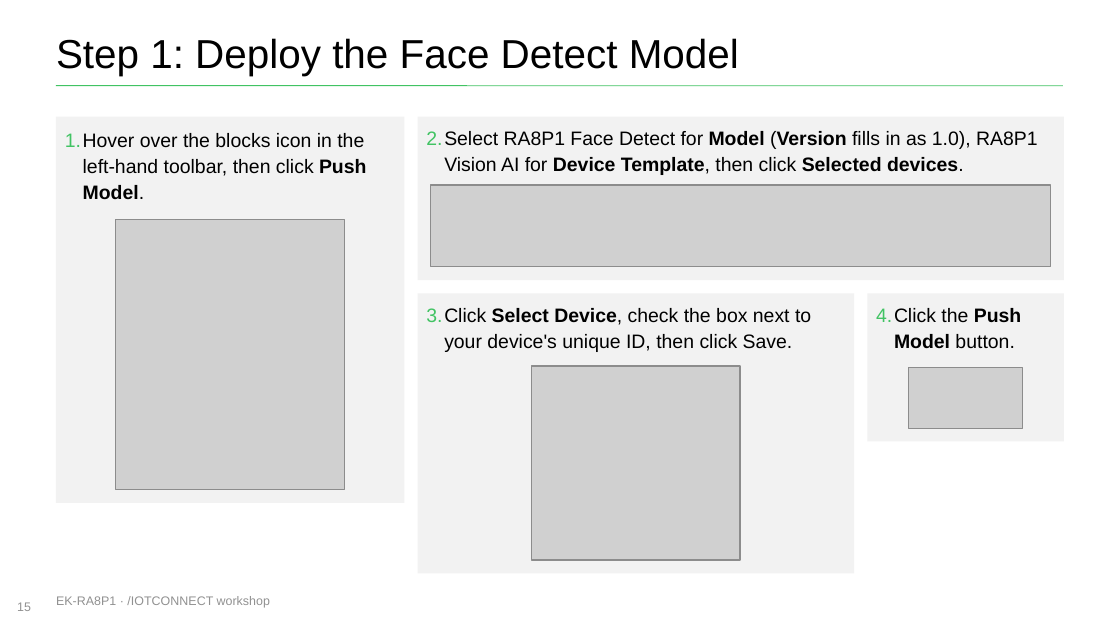
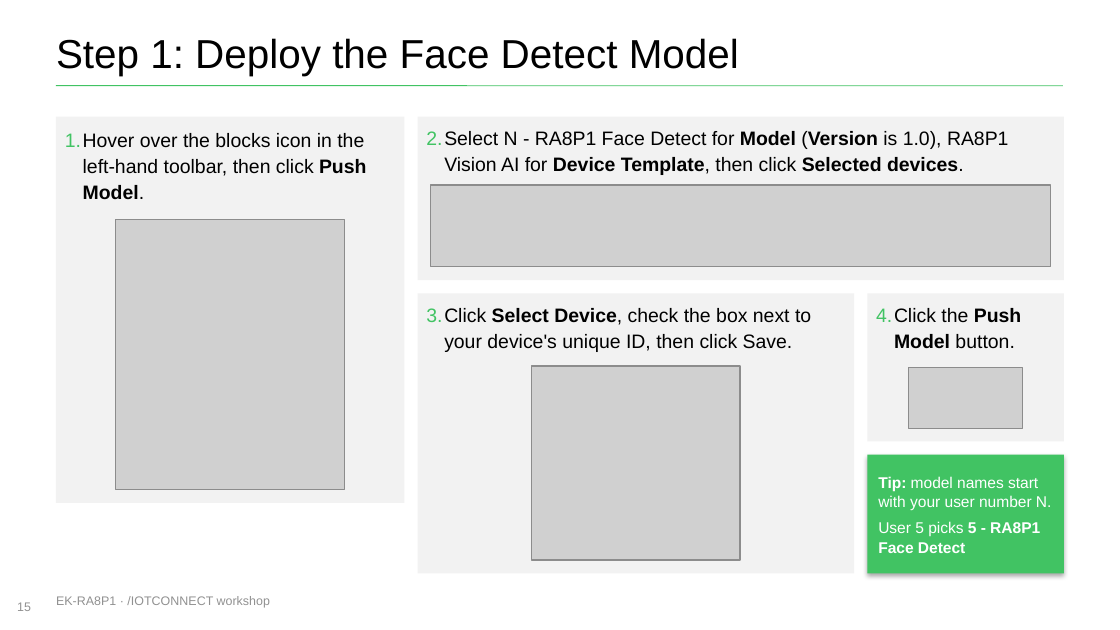
Before and after one commit to avnet-iotconnect/iotc-freertos-ek-ra8p1, a slide deck: slide 15 of docs/EK-RA8P1-vision-ai-workshop.pptx. Drawn at 1120x630 pixels with LibreOffice and Linux fonts; fonts in the diff are those of the drawing; grey boxes stand for pictures; background and template pictures are left out. Boxes give left, top, right and bottom in pixels: in the first picture for what was removed or moved away, otherwise in the second. Text is boxed around its words. In the diff, an @@ line names an element or a change of style, - is before the commit and + after.

Commit message:
revised slide deck

```diff
--- a/docs/EK-RA8P1-vision-ai-workshop.pptx
+++ b/docs/EK-RA8P1-vision-ai-workshop.pptx
@@ text at [426,131,1009,175]: text changed @@
-2. Select RA8P1 Face Detect for Model (Version fills in as 1.0), RA8P1 Vision AI for Device Template, then click Selected devices.
+2. Select N - RA8P1 Face Detect for Model (Version is 1.0), RA8P1 Vision AI for Device Template, then click Selected devices.
@@ rectangle added at [867,455,1064,573], fill #41C363, 10 pt, text #FFFFFF @@
+Tip: model names start with your user number N.
+User 5 picks 5 - RA8P1 Face Detect
```
Also in this commit, not shown: 5 other slides changed, 1 slide added, 1 other file.
